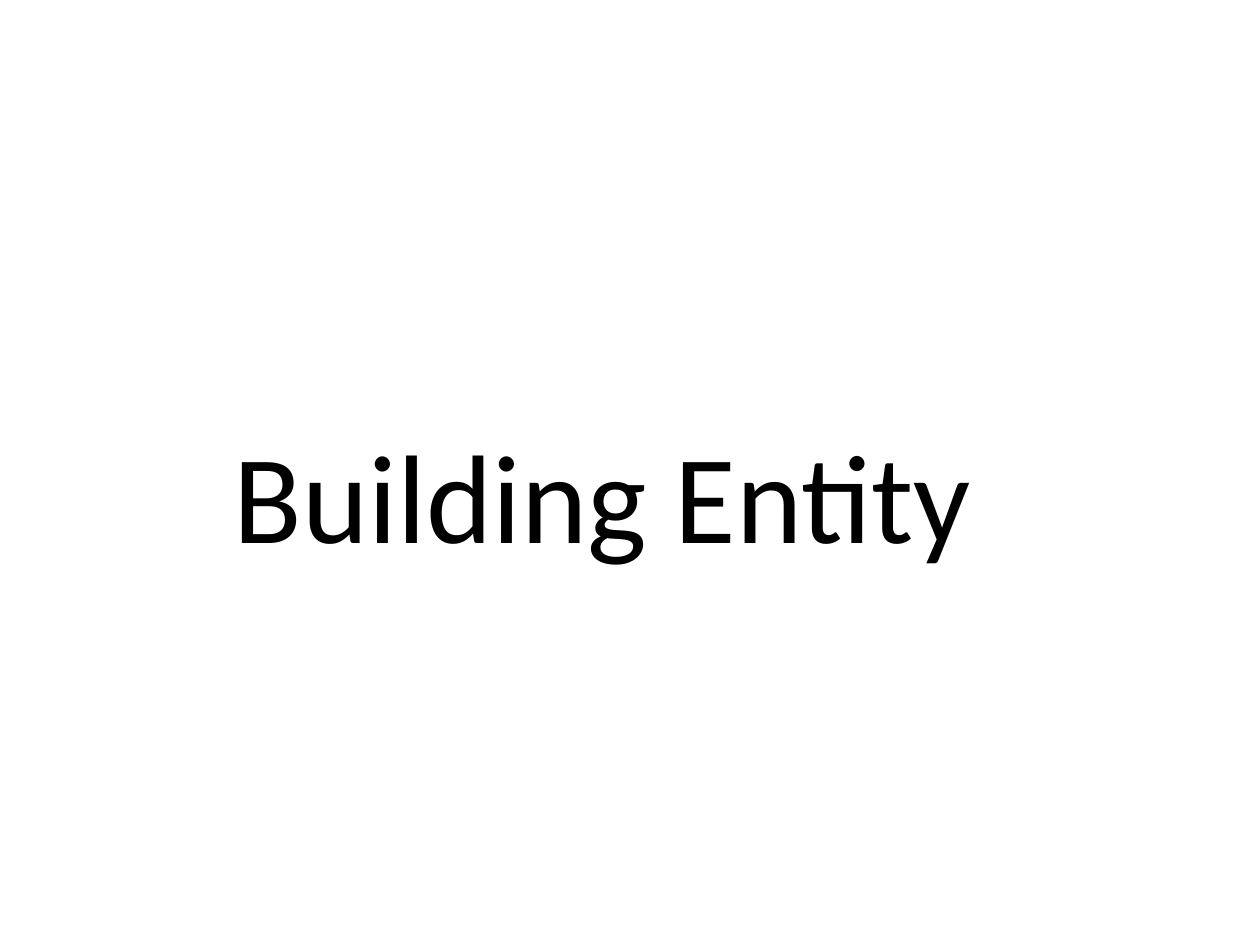
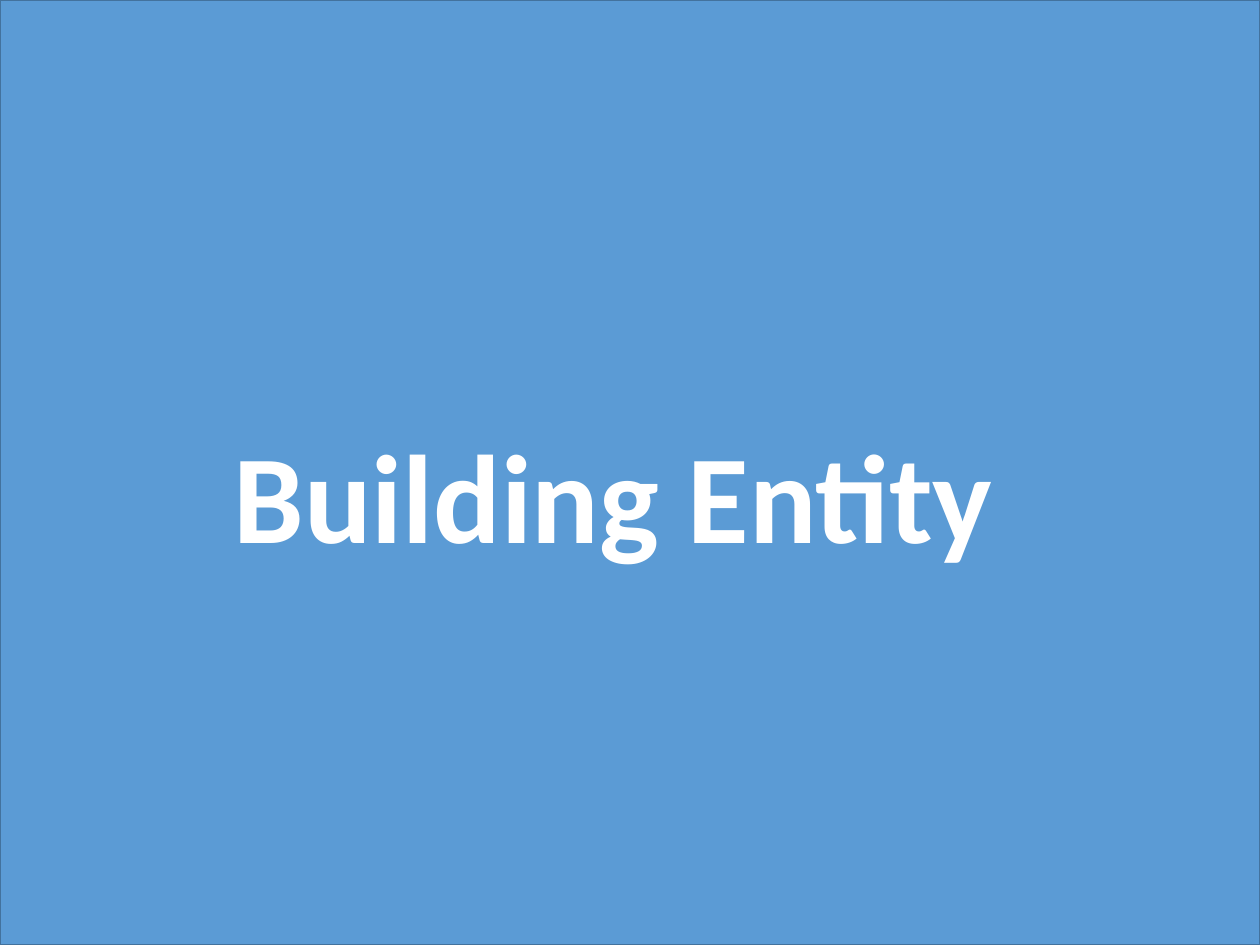
Before and after one commit to hqt/street-router, a slide deck: slide 1 of Document/presentation/bus/bus entity.pptx. Drawn at 1260x945 pixels with LibreOffice and Linux fonts; fonts in the diff are those of the drawing. Boxes give left, top, right and bottom in pixels: in the first picture for what was removed or moved away, otherwise in the second. Text is boxed around its words. In the diff, an @@ line names an element or a change of style, - is before the commit and + after.

Commit message:
update style for slide

```diff
--- a/Document/presentation/bus/bus entity.pptx
+++ b/Document/presentation/bus/bus entity.pptx
@@ rectangle added at bbox=[0, 0, 1260, 945], fill #5B9BD5, outline #43739E 1 pt @@
@@ title "Building Entity" at bbox=[234, 454, 993, 565]: text colour #000000 to #FFFFFF, bold on @@
```
Also in this commit, not shown: 1 slide removed, 8 other files.
